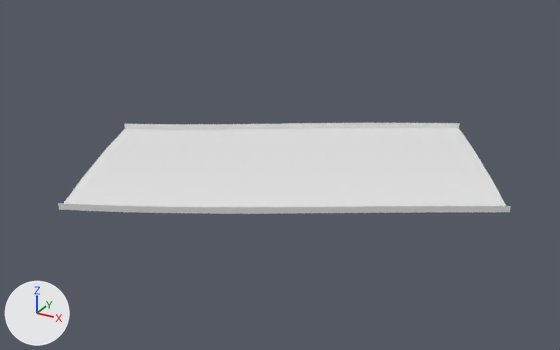
The glTF model public/assets/gen4/models/track-33.glb: old version first, new version second.
One viewpoint serves both versions: a 50 mm camera at (569.3, -410.7, 49.9) aimed at (514.6, -311.3, 0.2). The axes (+X, +Y, +Z) are drawn at lower left. The lights are the same throughout. The picture after the commit comes second. Vertices at exactly the same position are counted once.

Names of what the first picture shows: 'track-33'.
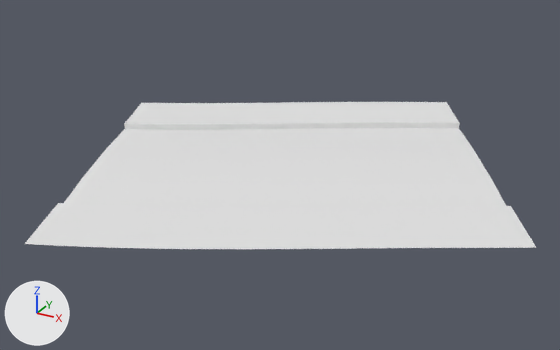
The edits, one by one:
me_track_33 is used by ob_track_33; location (0.0, 0.0, 0.0).
me_track_33 had 819 vertices, 1488 faces and spanned x 481.3..550.3, y -339.2..-279.3, z 1.2..2.3.
me_track_33 now has 945 vertices, 1736 faces and spans x 476.6..556.1, y -350.2..-268.8, z 1.2..2.3.
Part 1, on me_track_33:
45 vertices are added at x 476.6..551.6, y -350.2..-269.2, z 2.2..2.3.
11 new vertices lie (6.1, -10.3, 0.0) away from vertices in x 522.1..532.4, y -325.3..-319.3, z 2.3.
10 new vertices lie (5.8, -10.5, 0.0) away from vertices in x 511.1..550.3, y -331.3..-309.2, z 2.2..2.3.
8 new vertices lie (-5.8, 10.5, 0.0) away from vertices in x 484.5..530.5, y -307.3..-281.1, z 2.2..2.3.
8 new vertices lie (-6.1, 10.3, 0.0) away from vertices in x 504.8..514.2, y -295.8..-290.1, z 2.3.
7 new vertices lie (-6.0, 10.4, 0.0) away from vertices in x 487.6..518.7, y -305.7..-287.5, z 2.3.
7 new vertices lie (-5.7, 10.5, 0.0) away from vertices in x 493.3..533.9, y -302.6..-279.3, z 2.2..2.3.
7 new vertices lie (-0.9, -0.5, 0.0) away from vertices in x 503.8..553.4, y -340.8..-279.8, z 2.2..2.3.
7 new vertices lie (5.9, -10.4, 0.0) away from vertices in x 514.8..538.2, y -329.3..-316.0, z 2.2..2.3.
6 new vertices lie (6.0, -10.4, 0.0) away from vertices in x 497.4..534.1, y -337.9..-318.3, z 2.3.
5 new vertices lie (-5.7, 10.6, 0.0) away from vertices in x 483.7..531.3, y -307.7..-280.7, z 2.2..2.3.
5 new vertices lie (-1.0, -0.5, 0.0) away from vertices in x 510.9..528.2, y -341.8..-274.5, z 2.2..2.3.
248 new faces join them.

What differs and where, as boxes [x1, y1, x2, y2] in the pictures (560 x 350 px):
'track-33', reshaped (13% wider, 61% taller): before [58, 123, 511, 214]; after [25, 102, 536, 249]
part 1 of me_track_33, added: after [25, 102, 536, 249]
